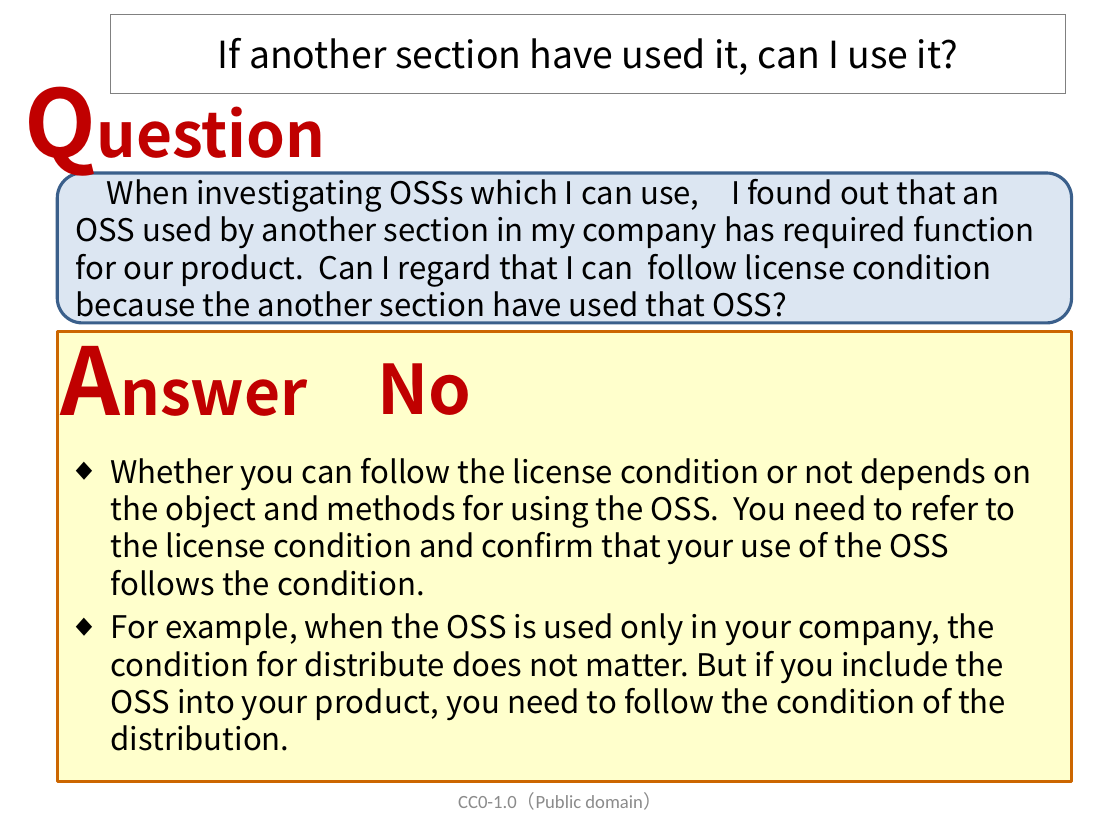
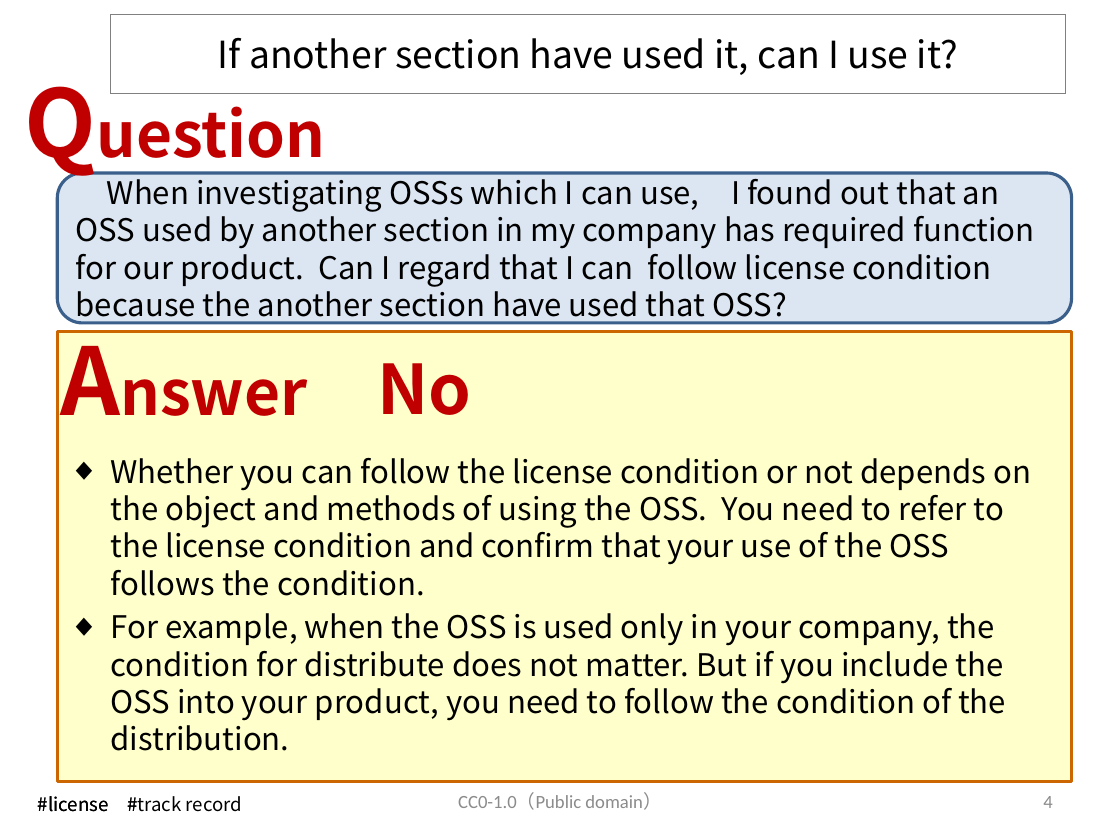
Before and after one commit to OpenChain-Project/OpenChain-JWG, a slide deck: slide 4 of Education_Material/FAQ/Misunderstandings_of_OSS_licenses_CC0.pptx (slide 3 before the commit). Drawn at 1120x840 pixels with LibreOffice and Linux fonts; fonts in the diff are those of the drawing. Boxes give left, top, right and bottom in pixels: in the first picture for what was removed or moved away, otherwise in the second. Text is boxed around its words. In the diff, an @@ line names an element or a change of style, - is before the commit and + after.

```diff
--- a/Education_Material/FAQ/Misunderstandings_of_OSS_licenses_CC0.pptx
+++ b/Education_Material/FAQ/Misunderstandings_of_OSS_licenses_CC0.pptx
@@ text at (x1=111, y1=458, x2=1031, y2=596): text changed @@
-◆ Whether you can follow the license condition or not depends on the object and methods for using the OSS. You need to refer to the license condition and confirm that your use of the OSS follows the condition.
+◆ Whether you can follow the license condition or not depends on the object and methods of using the OSS. You need to refer to the license condition and confirm that your use of the OSS follows the condition.
@@ text added at (x1=38, y1=796, x2=109, y2=812), 12 pt, text #000000 @@
+#license #
@@ text added at (x1=138, y1=796, x2=242, y2=812), 12 pt, text #000000 @@
+#license #track record
@@ page number added at (x1=1043, y1=796, x2=1052, y2=808), 12 pt, text #8C8C8C @@
+4
```
Also in this commit, not shown: 17 other slides changed, 20 slides added, 2 slides removed, 1 other file.
